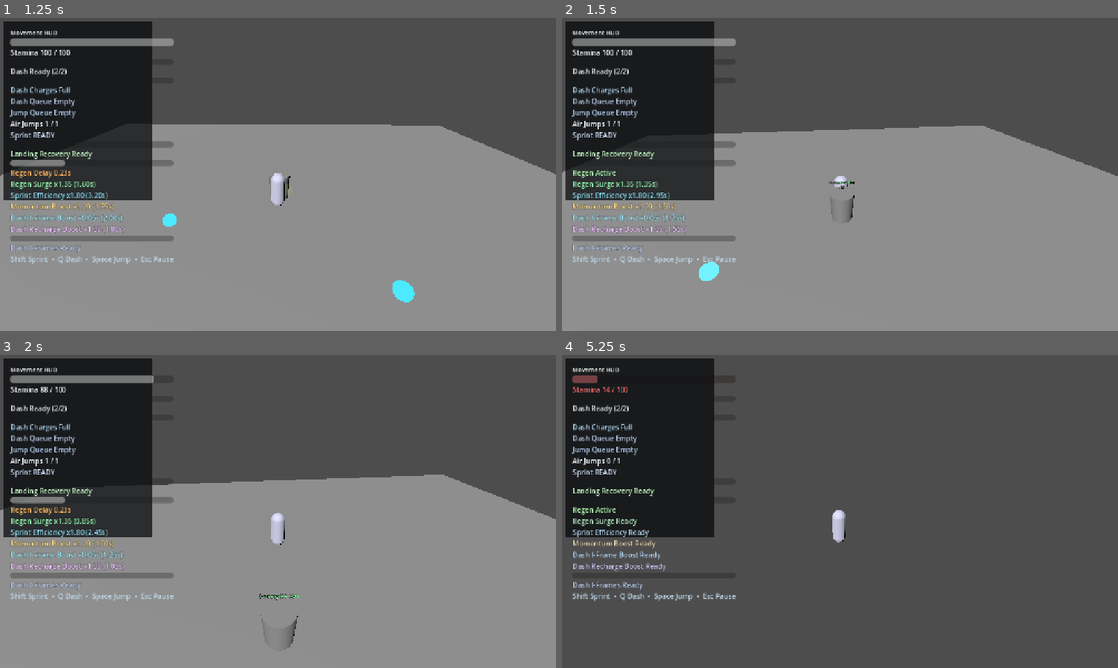
Above: before the commit, frames 1-4 (two rows, left to right).
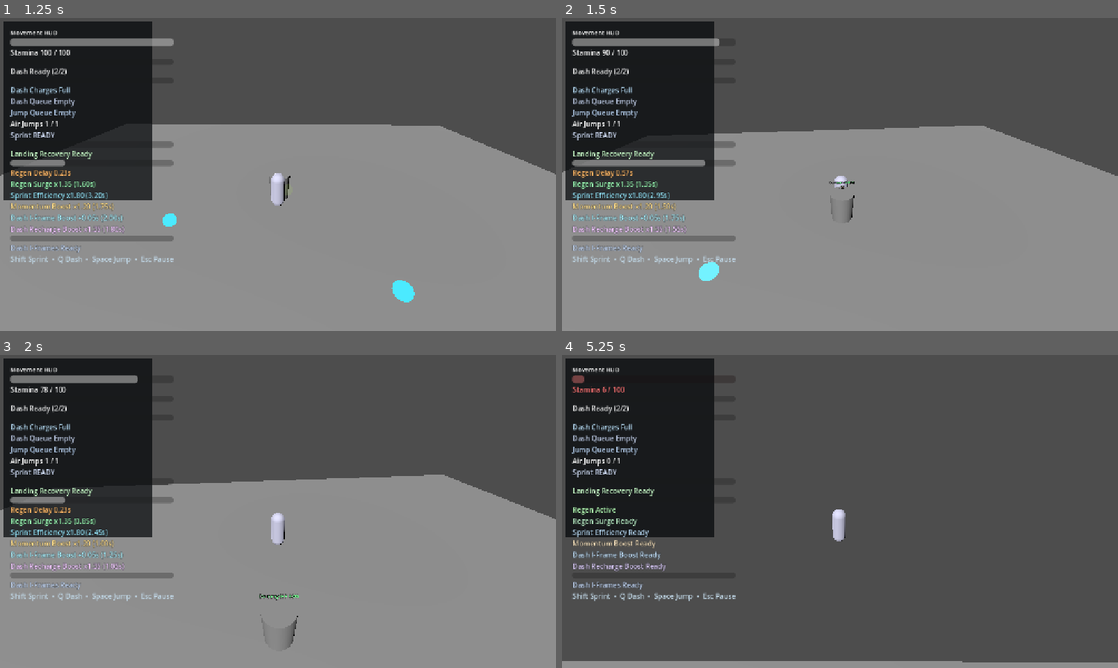
Above: after the commit, the same moments.

Repository: thegoatleroyjenkins/arpg-game
Game: Godot game, scene res://prototype3d/main_3d.tscn
Two runs of this game, one before a commit and one after it. Both use one fixed random seed, a clock stepped at 60 frames per second and the inputs below. This scene is started directly instead of the project's main scene.
Inputs (mouse positions are in pixels of both pictures, inside the frame that each line leads up to):
- Up to frame 1 (1.25 s): tap Enter (ui_accept) at 0.5 s; move the mouse to (272, 180) at 0.52 s; press the mouse at (272, 180) at 0.53 s; hold W (move_up) from 0.53 s (still down); tap Space (jump) at 0.77 s
- Up to frame 2 (1.5 s): keep holding W (move_up); move the mouse to (878, 177) at 1.27 s; release the mouse at (878, 177) at 1.28 s; click (878, 177) at 1.35 s
- Up to frame 3 (2 s): keep holding W (move_up); tap Space (jump) at 1.52 s
- Up to frame 4 (5.25 s): move the mouse to (795, 508) at 2.02 s; press the mouse at (795, 508) at 2.03 s; tap R (camera_recenter) at 2.1 s; move the mouse to (845, 511) at 2.77 s; release W (move_up) at 2.78 s; release the mouse at (845, 511) at 2.78 s; hold A (move_left) 2.78-3.53 s; tap Q (dash) at 2.85 s; tap Space (jump) at 3.02, 3.77, 4.52 s; click (845, 511) at 3.05 s; move the mouse to (817, 505) at 3.52 s; hold Shift (sprint) 3.53-4.28 s; hold W (move_up) from 3.53 s (still down); click (817, 505) at 3.8 s; move the mouse to (867, 511) at 4.27 s; click (867, 511) at 4.35 s; move the mouse to (812, 511) at 5.02 s; press the mouse at (812, 511) at 5.03 s

Frame 1 is identical in both runs. In frame 2, 0.8% of the frame differs, in the area x 1-32%, y 6-52%; in frame 3, less than 0.1%; in frame 4, 2.2%, in the area x 0-100%, y 6-100%.

Commit message:
Add data-driven stamina cost for 3D light attacks

Diff:
--- a/prototype3d/default_player_tuning_3d.tres
+++ b/prototype3d/default_player_tuning_3d.tres
@@ -33,6 +33,7 @@
 max_stamina = 100.0
 sprint_stamina_per_second = 28.0
 dash_stamina_cost = 35.0
+light_attack_stamina_cost = 10.0
 dash_airborne_stamina_multiplier = 1.2
 jump_stamina_cost = 12.0
 low_stamina_movement_threshold_ratio = 0.2
--- a/prototype3d/player_3d.gd
+++ b/prototype3d/player_3d.gd
@@ -1045,6 +1045,10 @@
 	if targets.is_empty():
 		return
 
+	var attack_stamina_cost: float = max(0.0, tuning.light_attack_stamina_cost)
+	if not _try_spend_stamina(attack_stamina_cost, "Attack"):
+		return
+
 	light_attack_cooldown_left = max(0.01, light_attack_cooldown)
 	for target in targets:
 		damage_resolver.request_damage({
--- a/prototype3d/player_tuning_3d.gd
+++ b/prototype3d/player_tuning_3d.gd
@@ -59,6 +59,7 @@
 @export var max_stamina: float = 100.0
 @export var sprint_stamina_per_second: float = 28.0
 @export var dash_stamina_cost: float = 35.0
+@export var light_attack_stamina_cost: float = 10.0
 @export_range(1.0, 3.0, 0.01) var dash_airborne_stamina_multiplier: float = 1.2
 @export var jump_stamina_cost: float = 12.0
 @export_range(1.0, 3.0, 0.01) var air_jump_stamina_multiplier: float = 1.25
Not shown, changed: README.md
